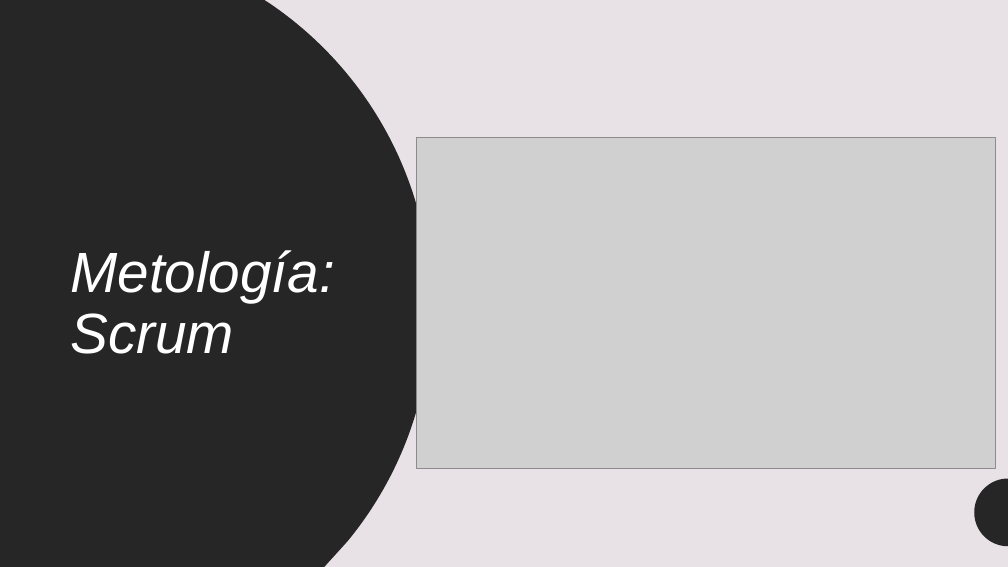
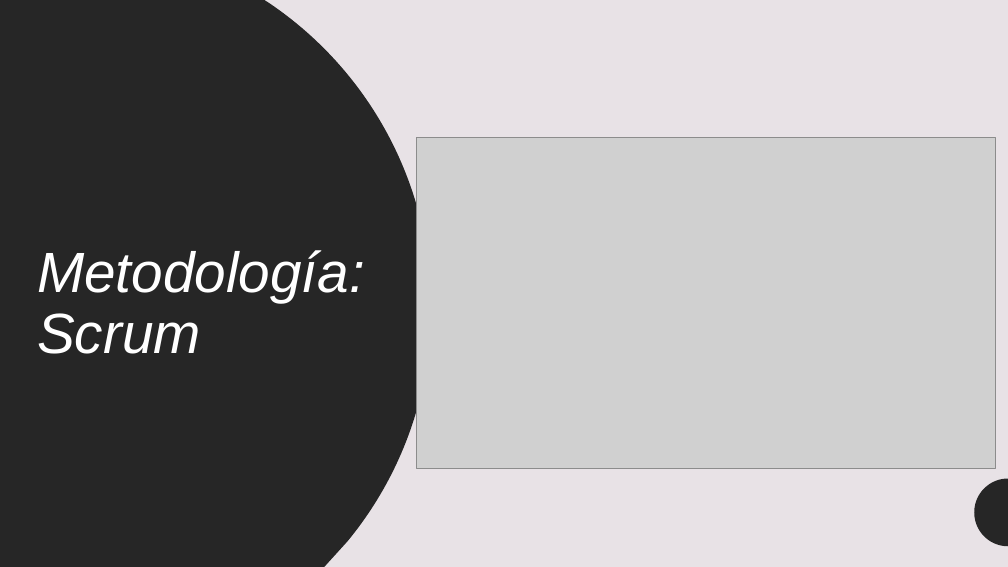
Before and after one commit to Bastian-Bouffanais/capstone_inmobiliapp, a slide deck: slide 9 of Fase 3/Evidencias Grupales/Presentación final del Proyecto.pptx. Drawn at 1008x567 pixels with LibreOffice and Linux fonts; fonts in the diff are those of the drawing; grey boxes stand for pictures. Boxes give left, top, right and bottom in pixels: in the first picture for what was removed or moved away, otherwise in the second. Text is boxed around its words. In the diff, an @@ line names an element or a change of style, - is before the commit and + after.

```diff
--- a/Fase 3/Evidencias Grupales/Presentación final del Proyecto.pptx
+++ b/Fase 3/Evidencias Grupales/Presentación final del Proyecto.pptx
@@ title at (37,250,365,354): text changed @@
-Metología:
-Scrum
+Metodología:
+Scrum
```
Also in this commit, not shown: 4 other slides changed, 2 slides added, 2 slides removed.
